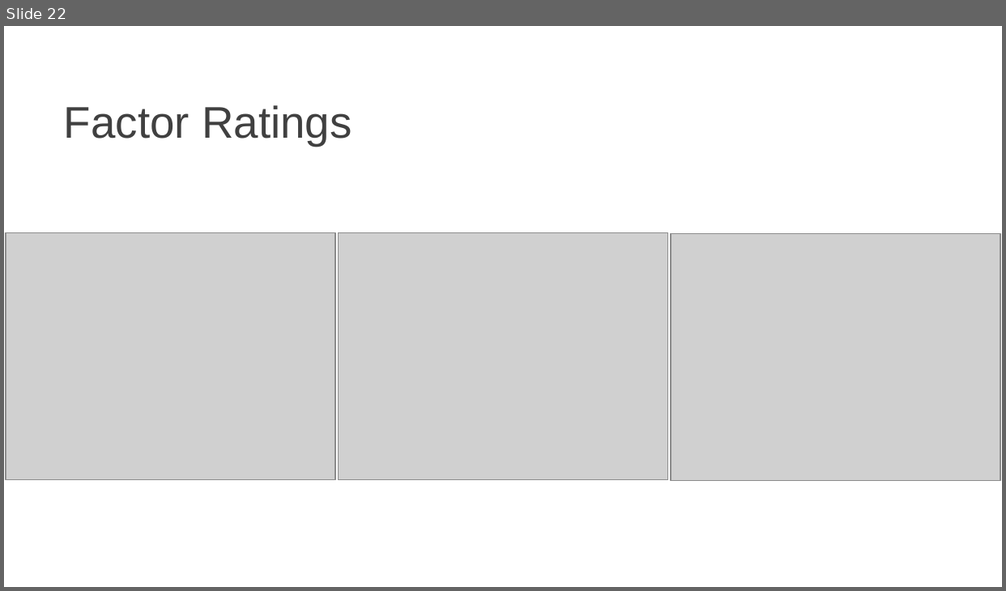
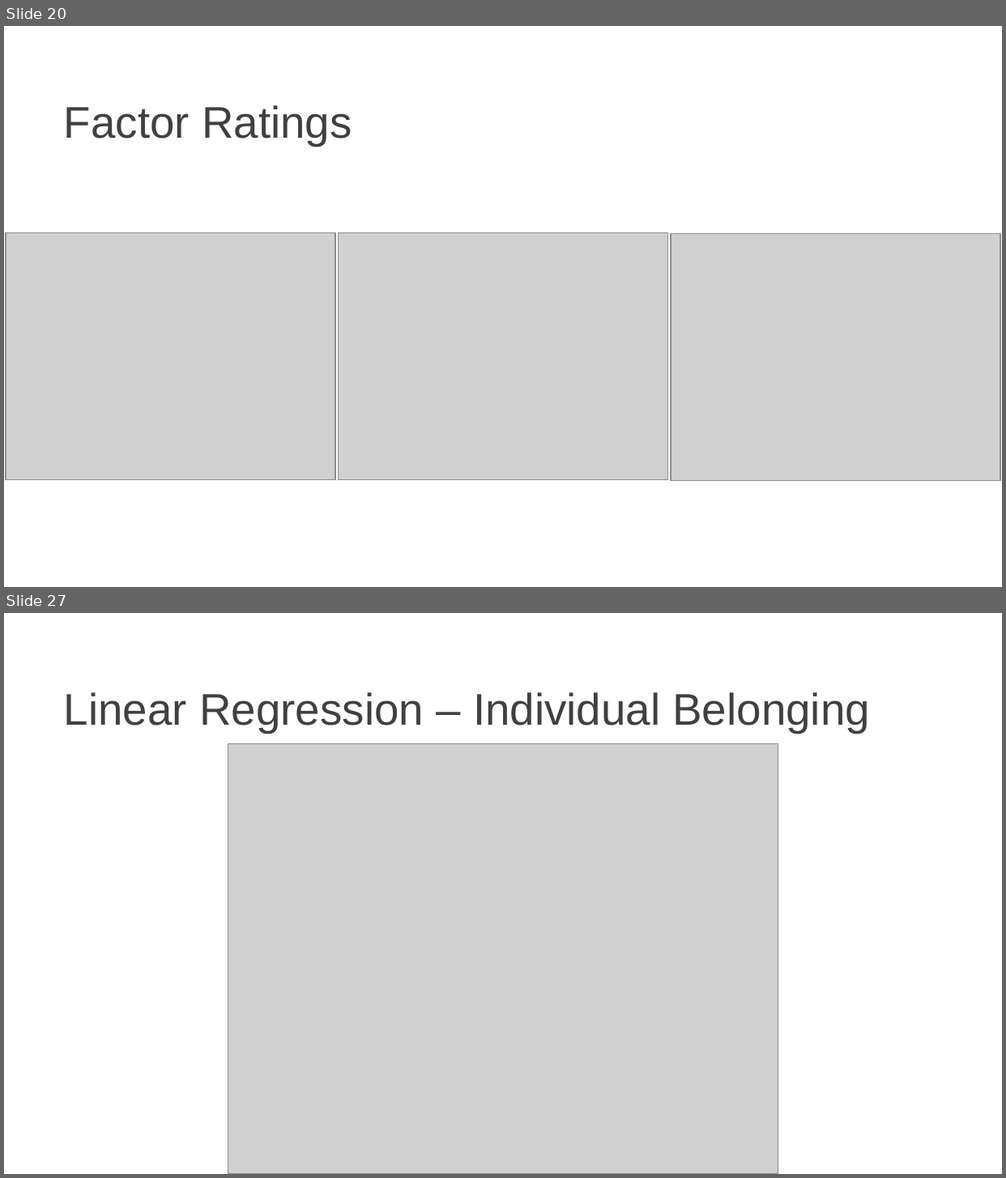
Before and after one commit to Pontigre/PER_analysis, a slide deck: Analysis_explanation.pptx. Shown one above the other, each under a label of ours: slide 22 before the commit, slides 20 and 27 after it; the slides between them are not shown. The pictures are 1006x591 and 1006x1178 pixels, drawn with LibreOffice and Linux fonts; fonts in the diff are those of the drawing; grey boxes stand for pictures; background and template pictures are left out. Boxes give left, top, right and bottom in pixels: in the first picture for what was removed or moved away, otherwise in the second. Text is boxed around its words. In the diff, an @@ line names an element or a change of style, - is before the commit and + after.

```diff
--- a/Analysis_explanation.pptx
+++ b/Analysis_explanation.pptx
@@ slide 27 added at [4,613,1002,1174], background picture (left out) @@
@@ title added at [64,692,870,733], 32 pt, text #404040 @@
+Linear Regression – Individual Belonging
@@ picture added at [228,743,778,1174] @@
@@ what was slide 22 is now slide 20 @@
```
Also in this commit, not shown: 9 slides changed, 8 other slides added, 1 slide removed, 13 other files.
